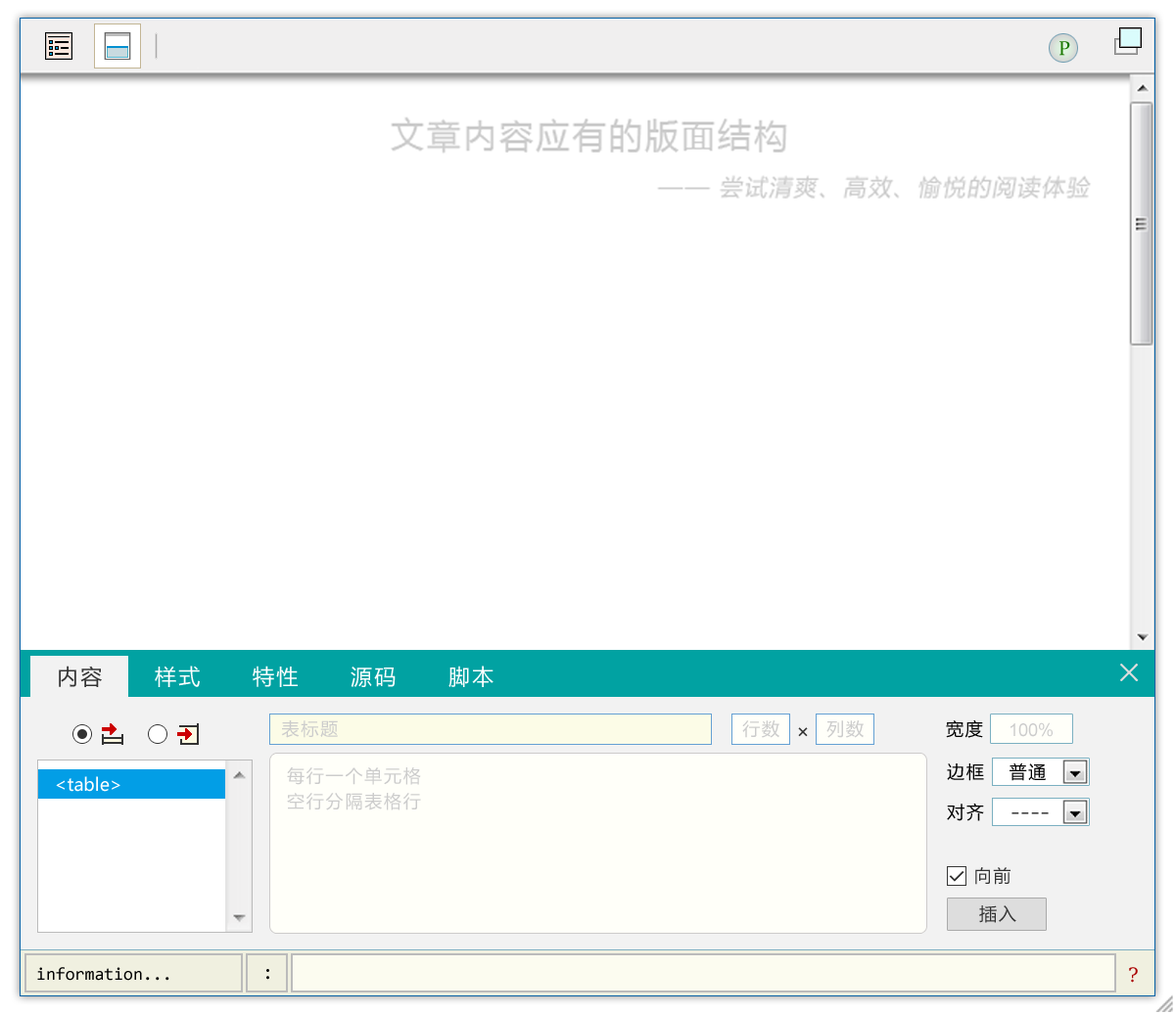
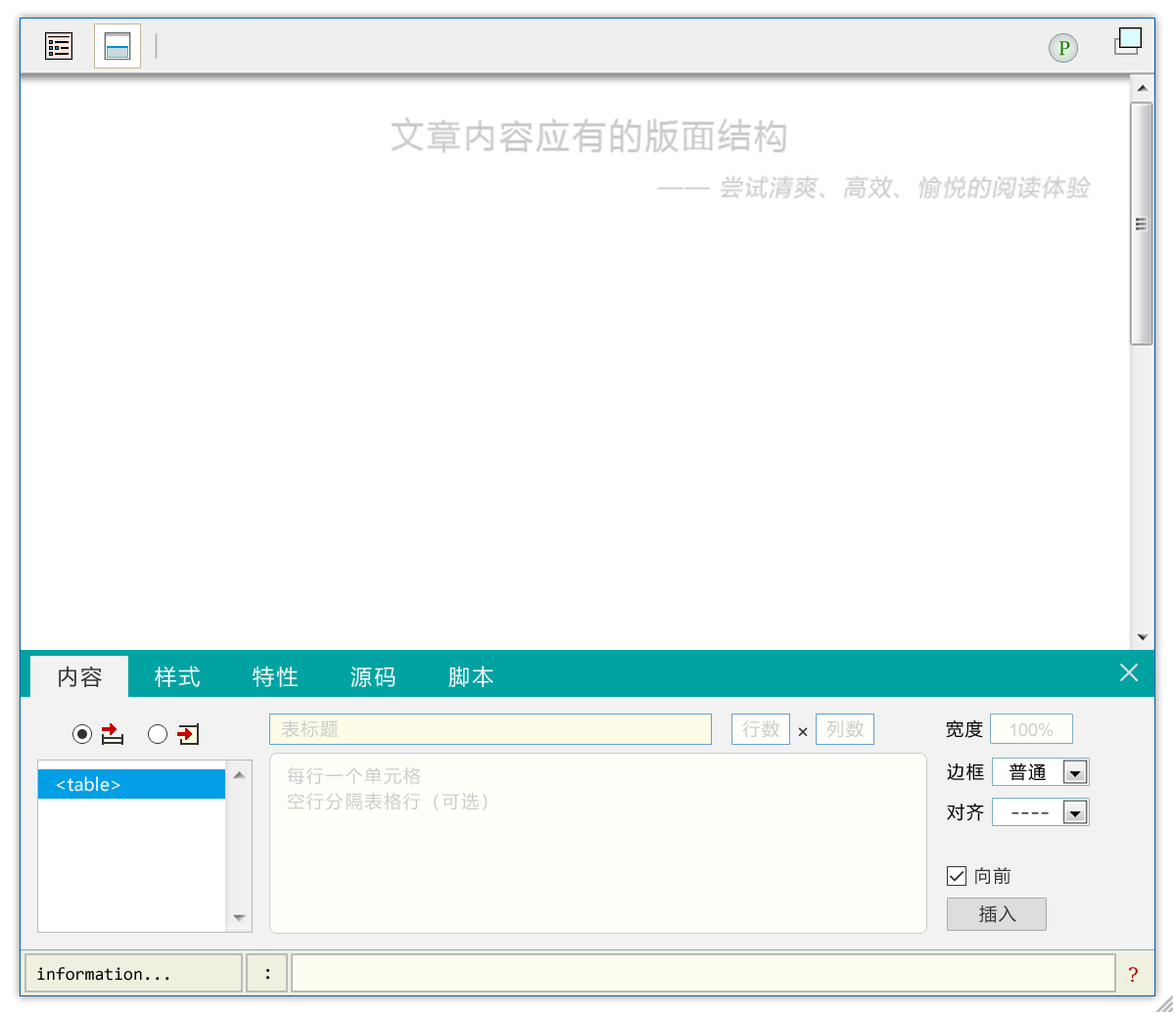
Layers edited between the first and the second 1175x1014 image:
renamed "每行一个单元格 空行分隔表格行" to "每行一个单元格 空行分隔表格行（可选）", painted on it over [433, 791, 488, 812]
